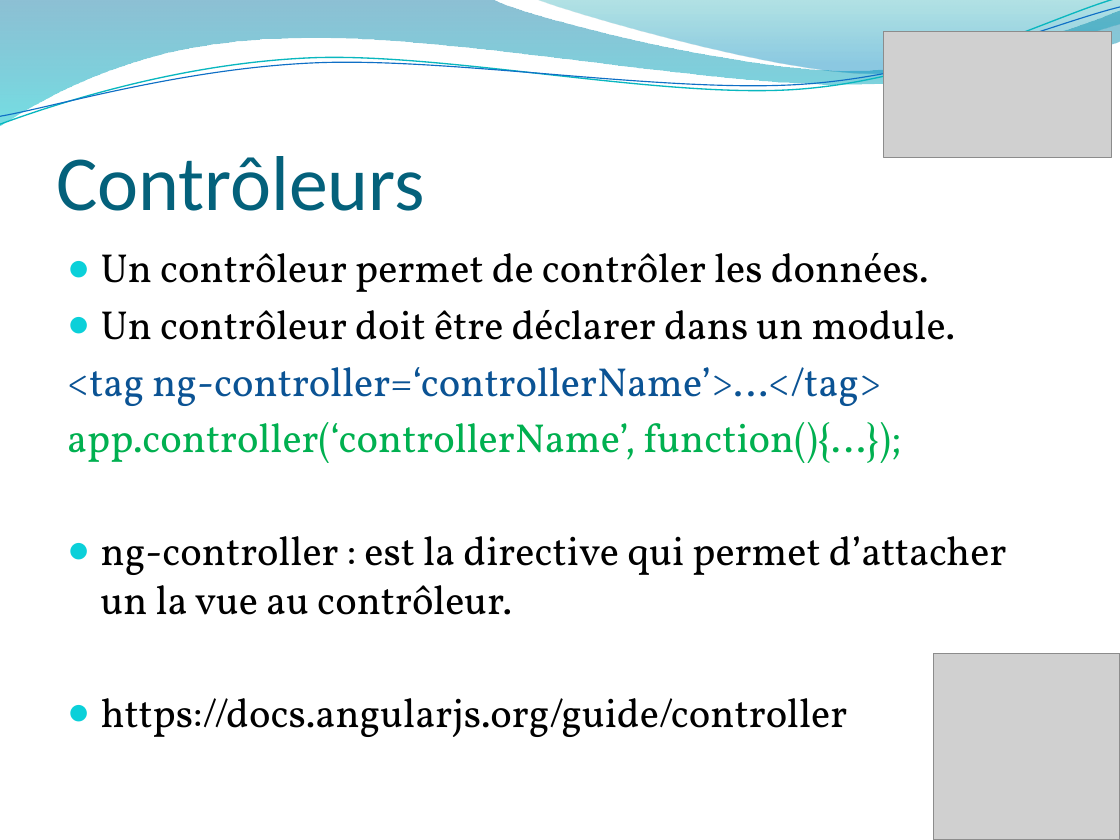
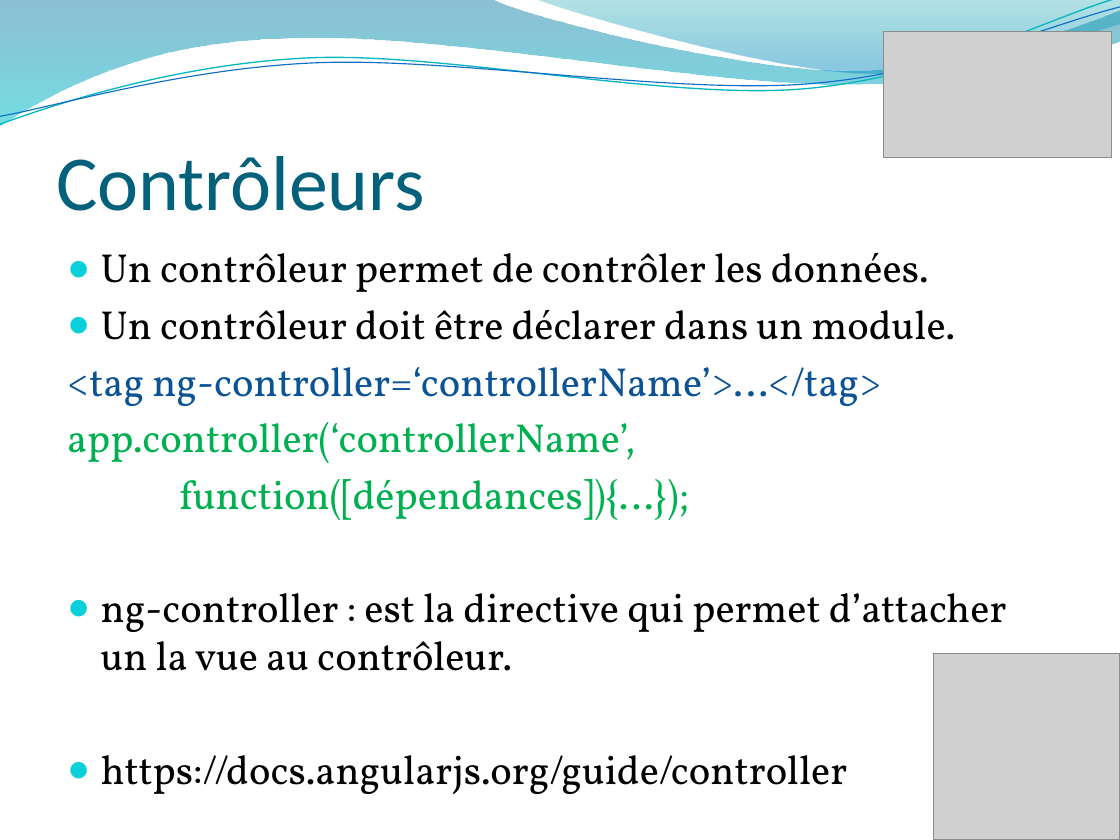
Before and after one commit to usfalami/Angular, a slide deck: slide 17 of _ng.pptx (slide 15 before the commit). Drawn at 1120x840 pixels with LibreOffice and Linux fonts; fonts in the diff are those of the drawing; grey boxes stand for pictures; background and template pictures are left out. Boxes give left, top, right and bottom in pixels: in the first picture for what was removed or moved away, otherwise in the second. Text is boxed around its words. In the diff, an @@ line names an element or a change of style, - is before the commit and + after.

```diff
--- a/_ng.pptx
+++ b/_ng.pptx
@@ text at <box>67,422,689,520</box>: text changed @@
-app.controller(‘controllerName’, function(){…});
+app.controller(‘controllerName’,
+function([dépendances]){…});
```
Also in this commit, not shown: 7 other slides changed, 3 slides added, 9 other files.
